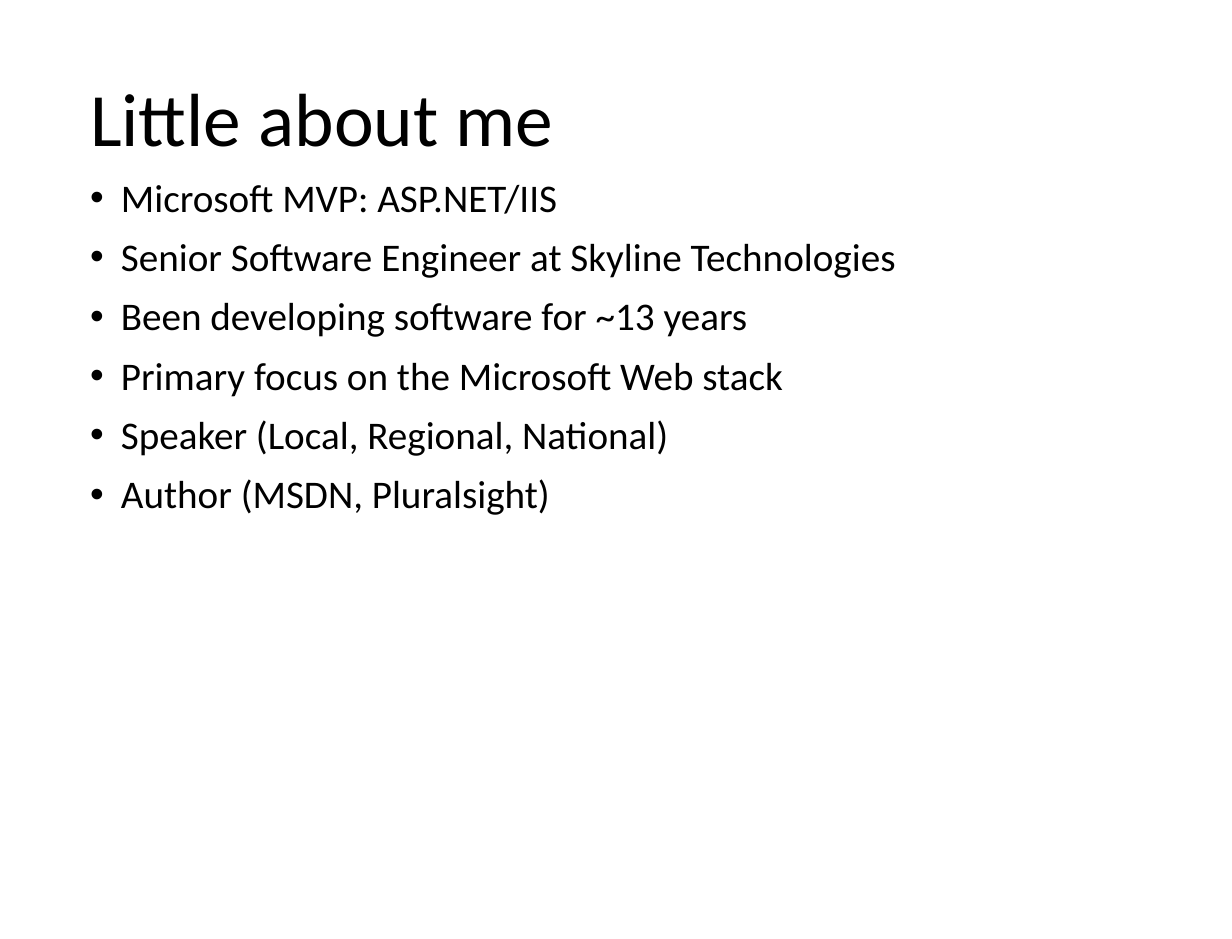
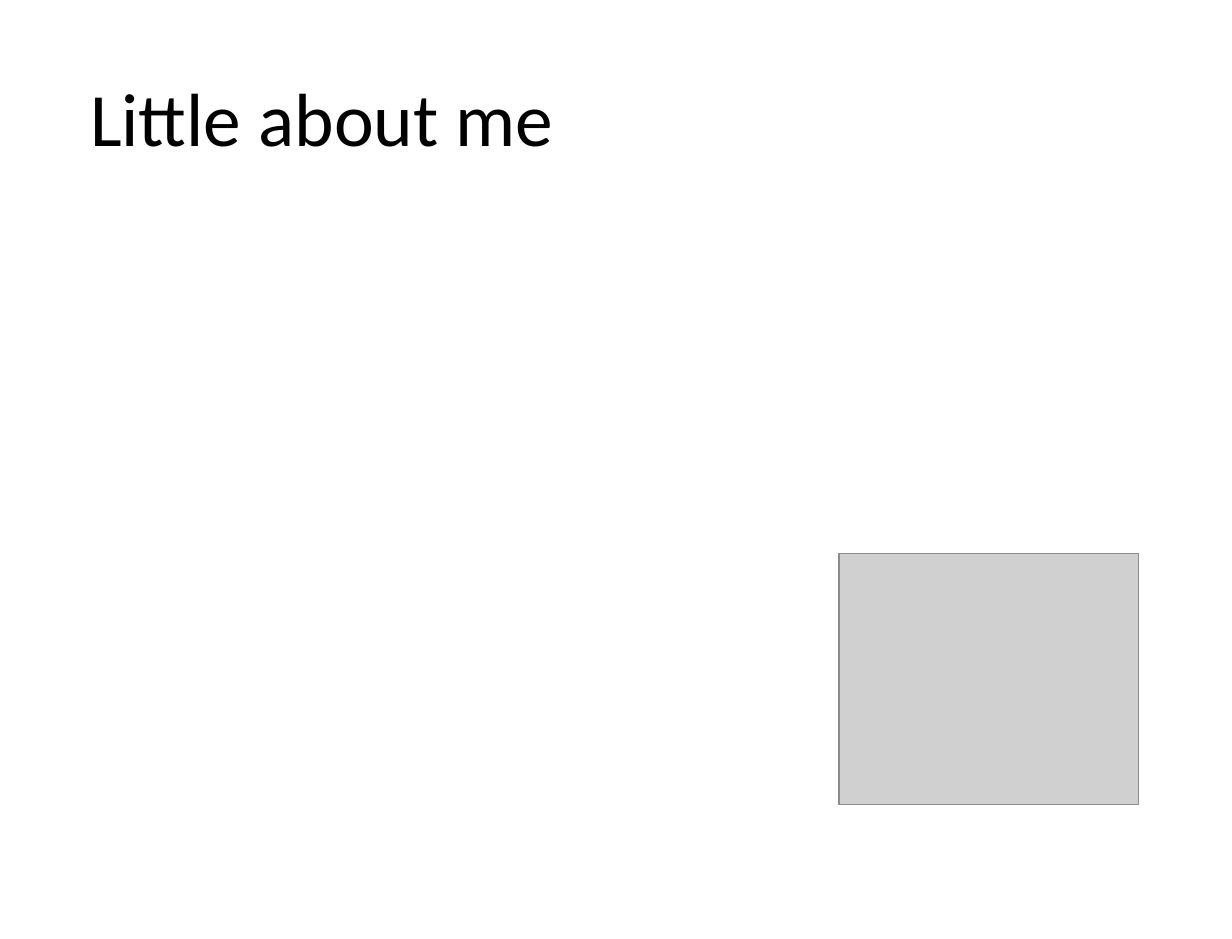
Before and after one commit to kburnell/TestDriving.NET, a slide deck: slide 2 of TestDrivingDotNet.pptx. Drawn at 1232x939 pixels with LibreOffice and Linux fonts; fonts in the diff are those of the drawing; grey boxes stand for pictures; background and template pictures are left out. Boxes give left, top, right and bottom in pixels: in the first picture for what was removed or moved away, otherwise in the second. Text is boxed around its words. In the diff, an @@ line names an element or a change of style, - is before the commit and + after.

```diff
--- a/TestDrivingDotNet.pptx
+++ b/TestDrivingDotNet.pptx
@@ text removed at <box>121,184,896,515</box> @@
-• Microsoft MVP: ASP.NET/IIS
-• Senior Software Engineer at Skyline Technologies
-• Been developing software for ~13 years
-• Primary focus on the Microsoft Web stack
-• Speaker (Local, Regional, National)
-• Author (MSDN, Pluralsight)
@@ picture added at <box>839,553,1138,804</box> @@
```
Also in this commit, not shown: 16 other slides changed, 6 slides added, 1 slide removed, 1 other file.
